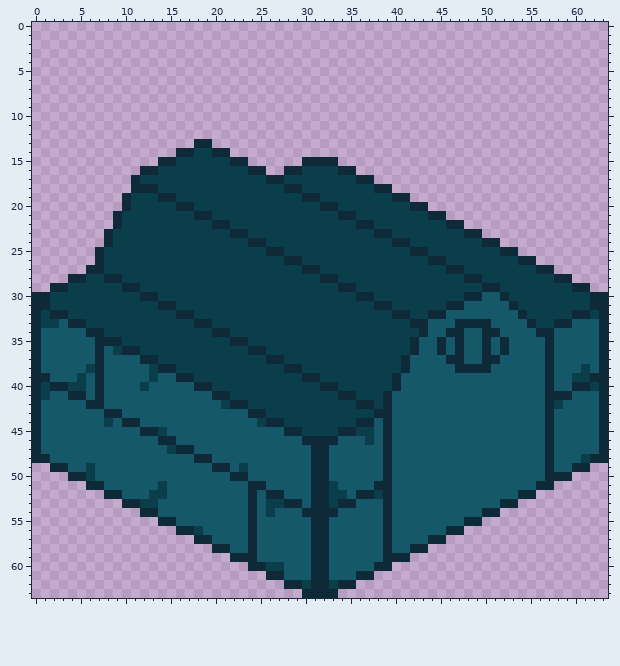
One commit to this pixel-art sprite: res/object/exit_stone_unpowered_right.png. The picture above was drawn from the file before the commit.
The file is 64x64 pixels.
After:
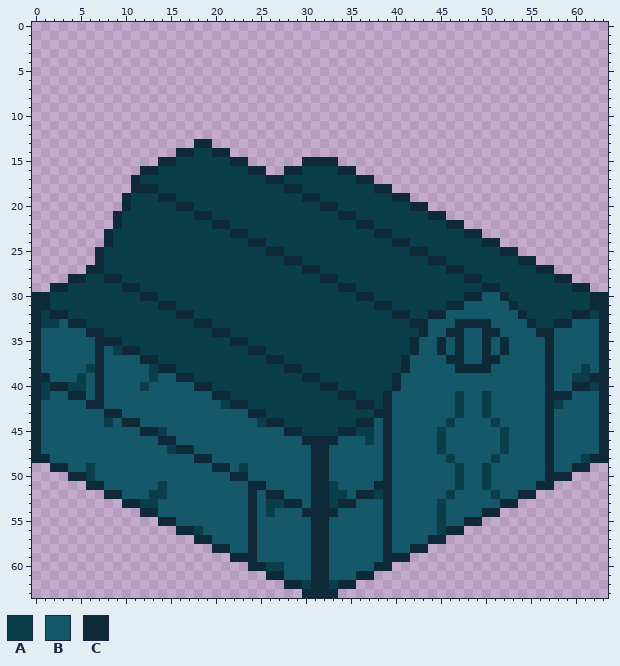
Palette (. is transparent): A #0b3e4b  B #145869  C #0e2a39
The author wrote: added more blocked exits to rooms
What changed:
y 41..43: x 47 B -> A; x 50 B -> A
y 44: x 46 B -> A; x 51 B -> A
y 45..47: x 45 B -> A; x 52 B -> A
y 48: x 46 B -> A; x 51 B -> A
y 49..51: x 47 B -> A; x 50 B -> A
y 52: x 46 B -> A; x 51 B -> A
y 53..56: x 45 B -> A
Where, in picture pixels (left, top, right, bottom), the same in both pictures:
changed: (437, 391, 509, 535)
